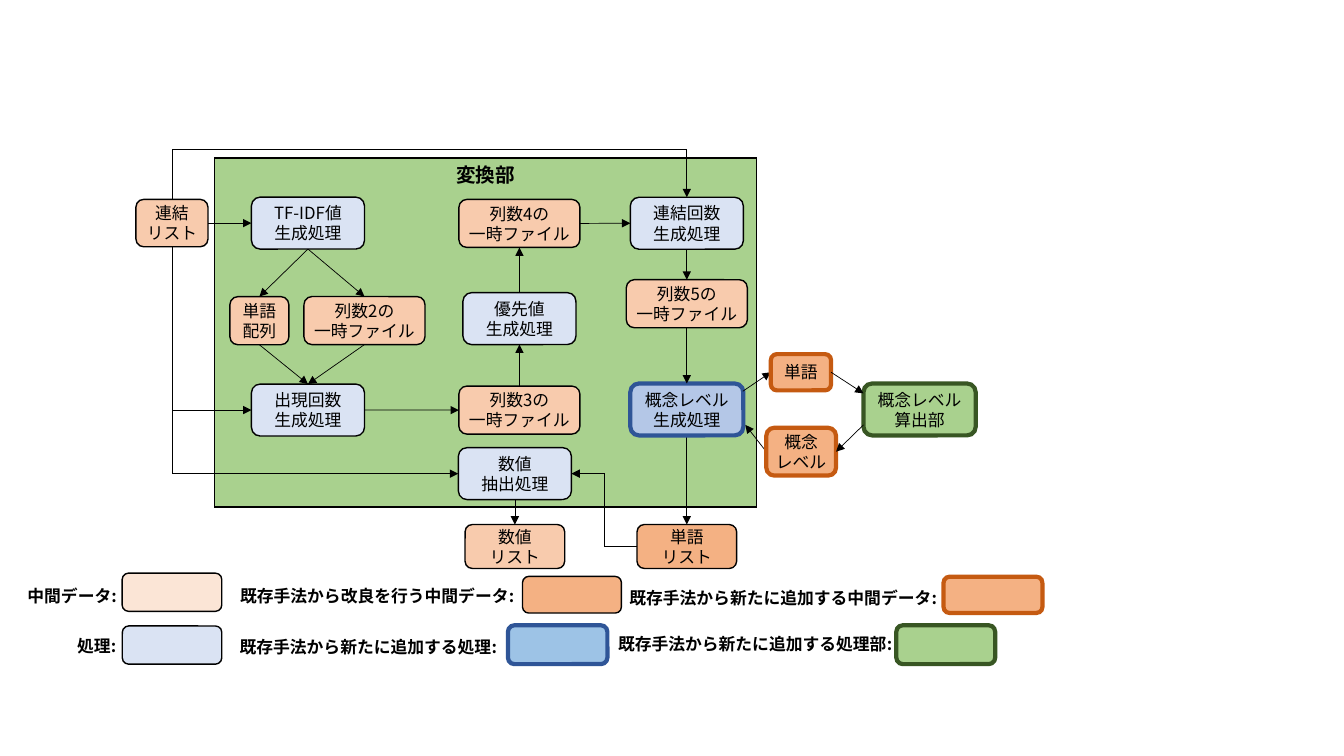
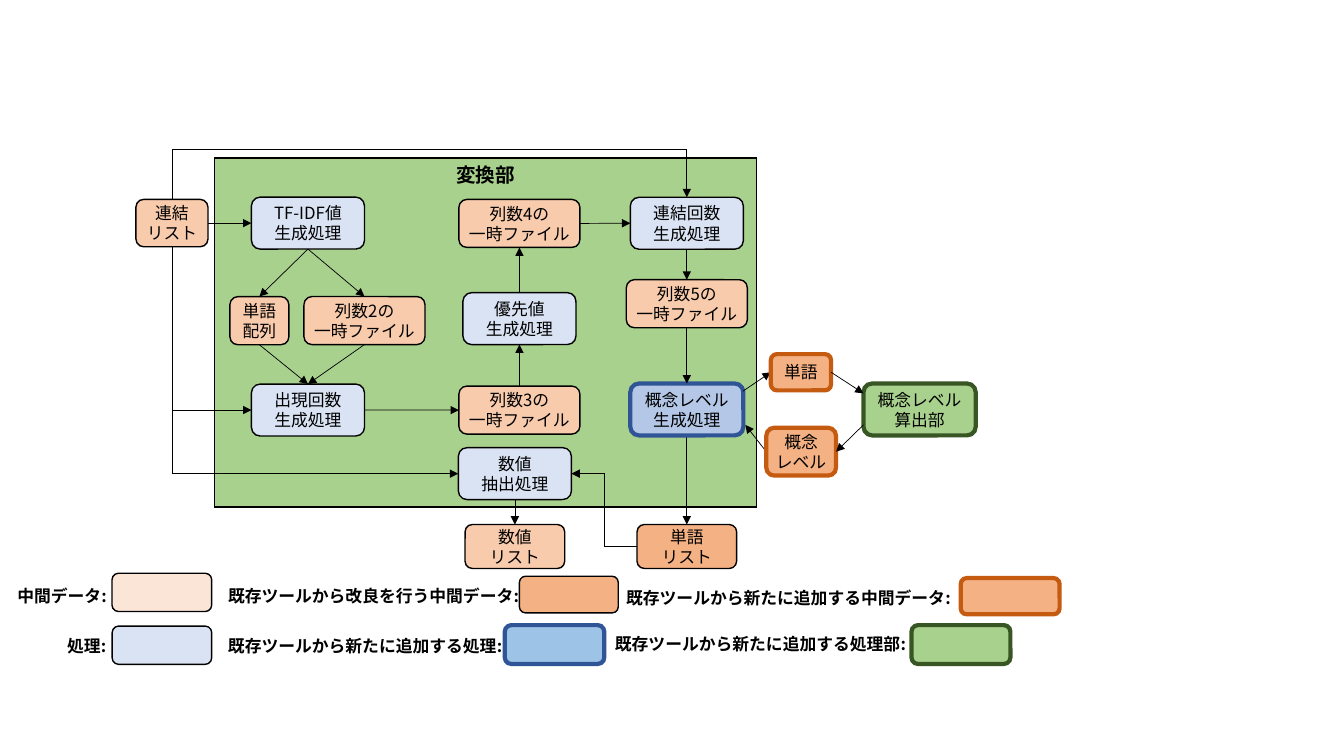
Before and after one commit to sugaken0528/masterPaper, a slide deck: slide 13 of image/sozai.pptx. Drawn at 1344x756 pixels with LibreOffice and Linux fonts; fonts in the diff are those of the drawing. Boxes give left, top, right and bottom in pixels: in the first picture for what was removed or moved away, otherwise in the second. Text is boxed around its words. In the diff, an @@ line names an element or a change of style, - is before the commit and + after.

```diff
--- a/image/sozai.pptx
+++ b/image/sozai.pptx
@@ 2 texts, 2 rounded rectangles moved together from (x1=27, y1=574, x2=222, y2=664) to (x1=17, y1=574, x2=212, y2=664) @@
@@ text at (x1=228, y1=585, x2=519, y2=607): text changed @@
-既存手法から改良を行う中間データ:
+既存ツールから改良を行う中間データ:
@@ text at (x1=626, y1=589, x2=951, y2=606): text changed @@
-既存手法から新たに追加する中間データ:
+既存ツールから新たに追加する中間データ:
@@ rounded rectangle moved from (x1=944, y1=577, x2=1043, y2=613) to (x1=961, y1=578, x2=1060, y2=614) @@
@@ rounded rectangle moved from (x1=896, y1=625, x2=995, y2=664) to (x1=911, y1=625, x2=1010, y2=664) @@
@@ text at (x1=228, y1=637, x2=502, y2=654): text changed @@
-既存手法から新たに追加する処理:
+既存ツールから新たに追加する処理:
@@ text at (x1=615, y1=635, x2=906, y2=652): text changed @@
-既存手法から新たに追加する処理部:
+既存ツールから新たに追加する処理部:
```
Also in this commit, not shown: 4 other slides changed, 12 other files.
